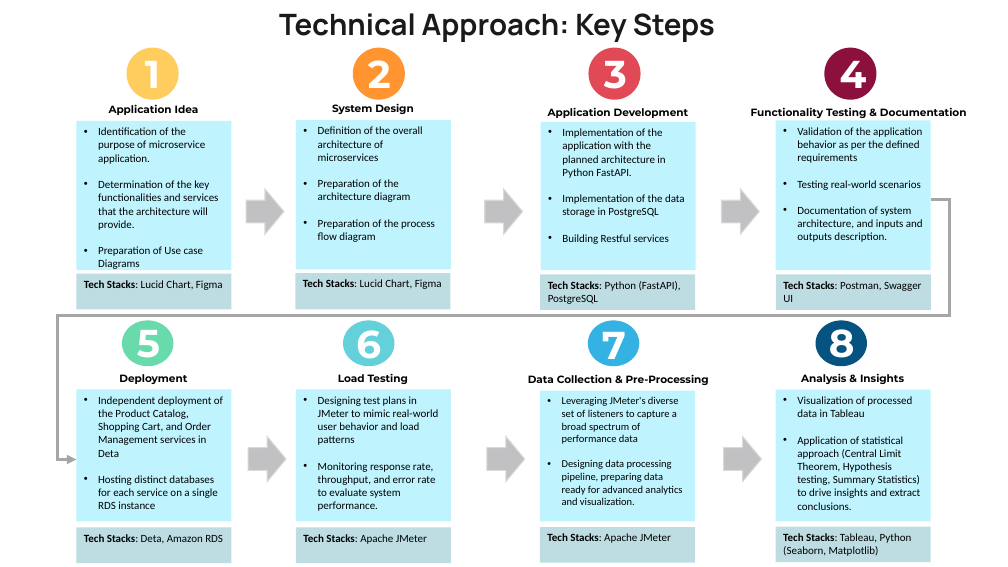
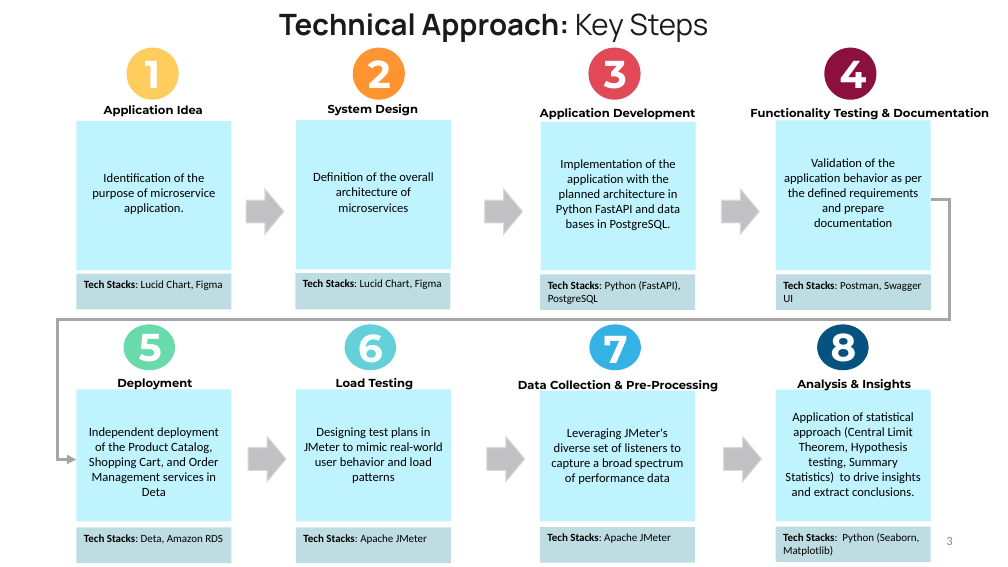
Before and after one commit to ADA-GWU/guidedresearchproject-tmehtiyev2019, a slide deck: slide 3 of presentations/Final Presentation-Tural Mehtiyev.pptx (slide 5 before the commit). Drawn at 1008x567 pixels with LibreOffice and Linux fonts; fonts in the diff are those of the drawing. Boxes give left, top, right and bottom in pixels: in the first picture for what was removed or moved away, otherwise in the second. Text is boxed around its words. In the diff, an @@ line names an element or a change of style, - is before the commit and + after.

Commit message:
added final  presentation

```diff
--- a/presentations/Final Presentation-Tural Mehtiyev.pptx
+++ b/presentations/Final Presentation-Tural Mehtiyev.pptx
@@ text "Technical Approach: Key Steps" at [279,13,709,42]: bold off in "Key Steps" @@
@@ size 10 to 11 pt in 8 elements at [104,105,203,117], [328,104,418,116], [540,108,695,120], [518,380,718,393], [797,379,911,391], [117,378,192,391], [336,378,414,391], [750,108,989,121] @@
@@ size 10.5 to 12 pt; alignment left to centre; bullet • to none in 5 elements at [776,389,931,521], [76,389,231,522], [296,389,451,522], [296,120,451,269], [76,121,231,270] @@
@@ text in rectangle at [318,179,435,242]: paragraphs removed @@
-• Preparation of the architecture diagram
-• Preparation of the process flow diagram
@@ text in rectangle at [556,159,680,230]: text changed; size 10.5 to 12 pt @@
-• Implementation of the application with the planned architecture in Python FastAPI.
-• Implementation of the data storage in PostgreSQL
-• Building Restful services
+Implementation of the application with the planned architecture in Python FastAPI and data bases in PostgreSQL.
@@ text in rectangle at [784,158,922,227]: text changed; size 10.5 to 12 pt @@
-• Validation of the application behavior as per the defined requirements
-• Testing real-world scenarios
-• Documentation of system architecture, and inputs and outputs description.
+Validation of the application behavior as per the defined requirements and prepare documentation
@@ elbow arrow (931, 200) - (76, 460): route changed @@
@@ text in rectangle at [98,180,218,269]: paragraphs removed @@
-• Determination of the key functionalities and services that the architecture will provide.
-• Preparation of Use case Diagrams
@@ 4 texts, 4 ellipses: place and size @@
-4 texts, 4 ellipses at [122,320,867,369]
+4 texts, 4 ellipses at [123,324,869,373]
@@ rectangle "Leveraging JMeter's diverse set of ..." at [540,391,695,522]: size 10 to 12 pt; alignment left to centre; bullet • to none @@
@@ text in rectangle at [797,396,912,417]: paragraph removed @@
-• Visualization of processed data in Tableau
@@ text in rectangle at [98,475,218,509]: paragraph removed @@
-• Hosting distinct databases for each service on a single RDS instance
@@ text in rectangle at [318,462,436,511]: paragraph removed @@
-• Monitoring response rate, throughput, and error rate to evaluate system performance.
@@ text in rectangle at [562,459,682,505]: paragraph removed @@
-• Designing data processing pipeline, preparing data ready for advanced analytics and visualization.
@@ text in rectangle at [783,533,920,556]: text changed @@
-Tech Stacks: Tableau, Python (Seaborn, Matplotlib)
+Tech Stacks: Python (Seaborn, Matplotlib)
@@ page number added at [946,537,952,545], 12 pt, text #8C8C8C @@
+3
```
Also in this commit, not shown: 8 other slides changed, 10 slides added, 5 slides removed, 50 other files.
